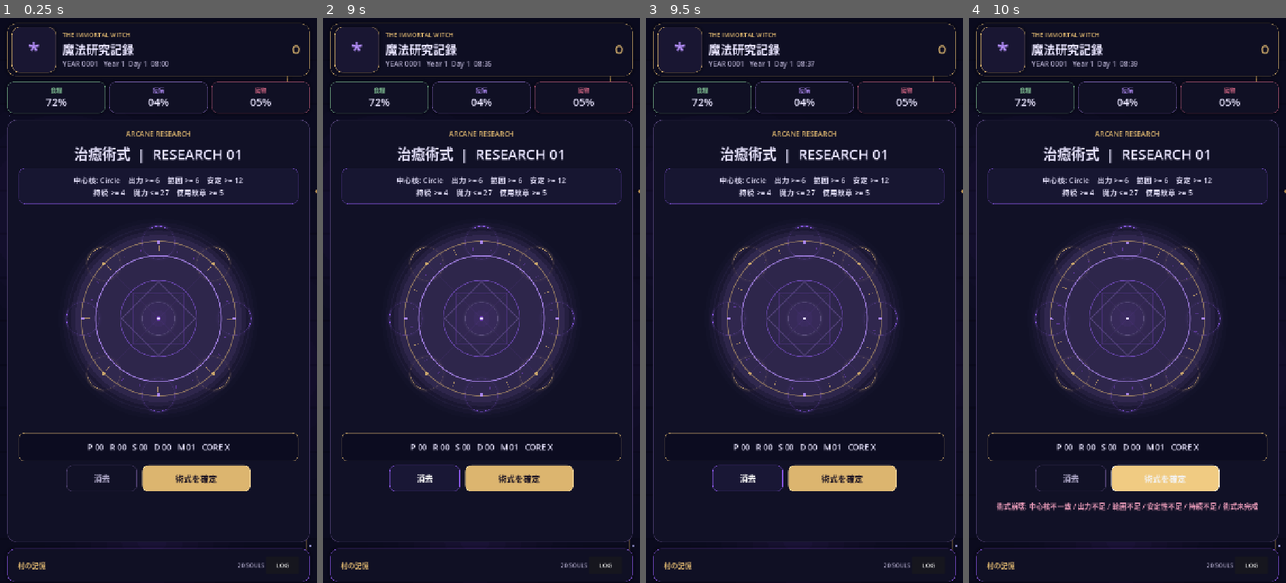
Above: before the commit, frames 1-4 (left to right).
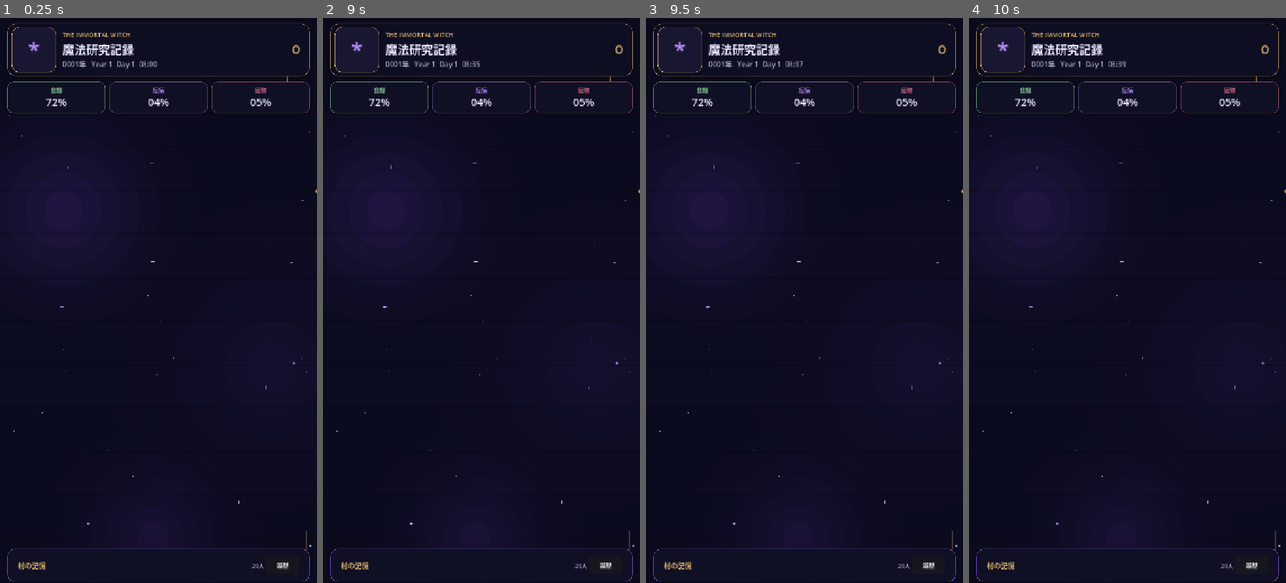
Above: after the commit, the same moments.

Repository: kei060538-commits/VillageGame
Game: Godot game, scene res://scenes/main.tscn
Same seed, same stepped clock (60 frames per second), same inputs: the game is played once before the commit and once after it.
Inputs (mouse positions are in pixels of both pictures, inside the frame that each line leads up to):
- Up to frame 1 (0.25 s): no input
- Up to frame 2 (9 s): click "LOG" (after the commit: "履歴") at 0.5 s; click "CLOSE" (after the commit: "閉じる") at 1.25 s; click (427, 260) at 2.02 s; click (481, 244) at 2.77 s; click (535, 260) at 3.52 s; click (405, 317) at 4.27 s; click (481, 317) at 5.02 s; click (557, 317) at 5.77 s; click (427, 373) at 6.52 s; click (481, 396) at 7.27 s; click (535, 373) at 8.02 s; click (424, 475) at 8.75 s, where only the run before the commit has a clickable "消去"
- Up to frame 3 (9.5 s): no input
- Up to frame 4 (10 s): click (1165, 475) at 9.5 s, where only the run before the commit has a clickable "術式を確定"

The runs differ from the first frame. In frame 1, 18% of the frame differs, in the area x 2-98%, y 7-98%; in frame 2, 19%; in frame 3, 19%; in frame 4, 19%.
Error after the commit: Invalid assignment of property or key 'japanese_ui' with value of type 'bool' on a base object of type 'Control (MagicResearchPanel)'. (res://scripts/main.gd:1…

Commit message:
Switch Web UI to Japanese after font bootstrap

Diff:
--- a/scripts/main.gd
+++ b/scripts/main.gd
@@ -55,7 +55,10 @@
     if year_label == null:
         return
     var year: int = int((clock.get_day() - 1) / 24) + 1
-    year_label.text = "YEAR %04d   %s" % [year, clock.format_time()]
+    if _japanese_ui_enabled():
+        year_label.text = "%04d年   %s" % [year, clock.format_time()]
+    else:
+        year_label.text = "YEAR %04d   %s" % [year, clock.format_time()]
     _refresh_village_pulse()
 
 func _build_ui() -> void:
@@ -133,7 +136,7 @@
     text_box.add_child(title)
 
     year_label = Label.new()
-    year_label.text = "YEAR 0001"
+    year_label.text = _ui("0001年", "YEAR 0001")
     year_label.add_theme_color_override("font_color", MUTED)
     year_label.add_theme_font_size_override("font_size", 16)
     text_box.add_child(year_label)
@@ -191,6 +194,7 @@
 
 func _build_research_surface() -> void:
     research_panel = MagicResearchPanel.new()
+    research_panel.japanese_ui = _japanese_ui_enabled()
     research_panel.anchor_left = 0.0
     research_panel.anchor_right = 1.0
     research_panel.anchor_top = 0.0
@@ -241,14 +245,14 @@
     header.add_child(heading)
 
     var generation := Label.new()
-    generation.text = "20 SOULS"
+    generation.text = _ui("20人", "20 SOULS")
     generation.vertical_alignment = VERTICAL_ALIGNMENT_CENTER
     generation.add_theme_color_override("font_color", MUTED)
     generation.add_theme_font_size_override("font_size", 13)
     header.add_child(generation)
 
     chronicle_button = Button.new()
-    chronicle_button.text = "LOG"
+    chronicle_button.text = _ui("履歴", "LOG")
     chronicle_button.custom_minimum_size = Vector2(76, 40)
     chronicle_button.focus_mode = Control.FOCUS_NONE
     chronicle_button.add_theme_font_size_override("font_size", 14)
@@ -266,7 +270,10 @@
 func _toggle_chronicle() -> void:
     chronicle_expanded = not chronicle_expanded
     chronicle_label.visible = chronicle_expanded
-    chronicle_button.text = "CLOSE" if chronicle_expanded else "LOG"
+    if chronicle_expanded:
+        chronicle_button.text = _ui("閉じる", "CLOSE")
+    else:
+        chronicle_button.text = _ui("履歴", "LOG")
     chronicle_card.offset_top = -286.0 if chronicle_expanded else -78.0
     _refresh_event_log({})
 
@@ -349,7 +356,7 @@
     _refresh_event_log({})
 
 func _show_return_overlay(years_spent: int, field_name: String) -> void:
-    if OS.has_feature("web"):
+    if not _japanese_ui_enabled():
         return_title.text = "%d YEARS LATER" % years_spent
         return_body.text = "%s magic entered the village tradition.\nYou have not aged, but the village has." % field_name
     else:
@@ -385,9 +392,12 @@
     chronicle_label.text = "\n".join(lines)
 
 func _ui(japanese: String, english: String) -> String:
-    if OS.has_feature("web"):
-        return english
-    return japanese
+    return japanese if _japanese_ui_enabled() else english
+
+func _japanese_ui_enabled() -> bool:
+    if not OS.has_feature("web"):
+        return true
+    return bool(UIFont.japanese_ready)
 
 func _apply_safe_area_layout() -> void:
     if safe_root == null:
